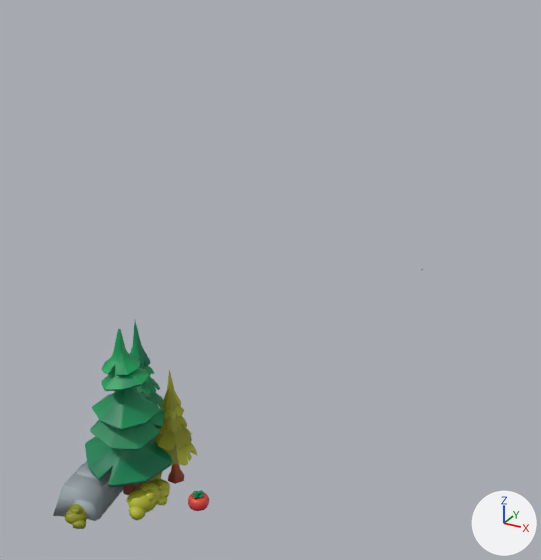
The Blender file art_models/trees.blend as it was, and as the next commit left it.
Before and after are seen from a 50 mm camera at (12.2, -41.0, 17.7) aimed at (-9.0, -2.6, -1.5). The lights are fixed; the arrows at lower right show +X, +Y and +Z. The older version comes first.

The older version as bpy lines, for what is in view:
```python
me_cube_002 = bpy.data.meshes.new('Cube.002')
me_cube_002.from_pydata(...)  # 1828 vertices, 1680 faces; spans x -4.64..-0.84, y -26.9..-21.53, z -0.04..5.79
me_cube_002.materials.append(mat_restaurant_001)  # picture img_restaurantbits_texture_png
me_tree_pine_sc_04_003 = bpy.data.meshes.new('tree_pine_SC_04.003')
me_tree_pine_sc_04_003.from_pydata(...)  # 452 vertices, 506 faces; spans x -4.24..-1.15, y -25.86..-22.76, z 0.01..6.57
me_tree_pine_sc_04_003.materials.append(mat_restaurant_001)  # picture img_restaurantbits_texture_png
ob_cube_002 = bpy.data.objects.new('Cube.002', me_cube_002)
ob_cube_002.location = (0.0, 0.0, 0.0)
ob_tree_pine_sc_04_003 = bpy.data.objects.new('tree_pine_SC_04.003', me_tree_pine_sc_04_003)
ob_tree_pine_sc_04_003.location = (0.0, 0.0, 0.0)
```
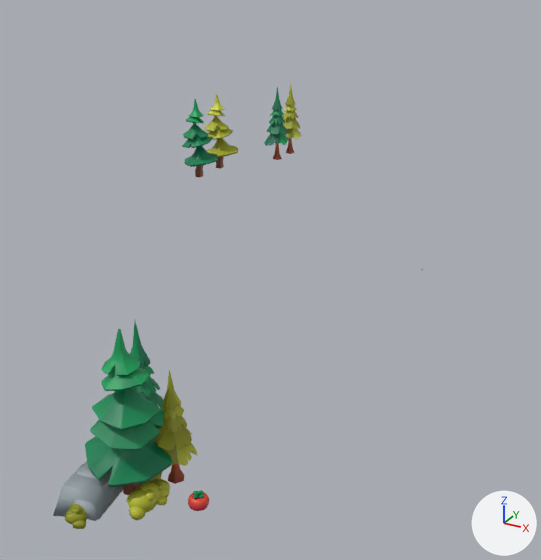
Where the change shows, as pixel boxes [x1, y1, x2, y2] in the pictures (541 x 560 px):
'tree_pine_SC_04', added (green): after [182, 99, 219, 178]
'tree_pine_SC_04.002', added (yellow): after [204, 93, 238, 169]
'Cylinder.001', added (green): after [264, 86, 290, 160]
'Cylinder.002', added (yellow): after [283, 84, 302, 154]

The change in detail:
Mesh me_cylinder_001 is new.
It has 570 vertices, 528 faces and spans x -1.23..1.11, y 0.0..6.64, z -1.12..1.13.
It uses material mat_restaurant_001 (picture img_restaurantbits_texture_png).
Mesh me_cylinder_002 is new.
It has 570 vertices, 528 faces and spans x -1.23..1.11, y 0.0..6.64, z -1.12..1.13.
It uses material mat_restaurant_001 (picture img_restaurantbits_texture_png).
Mesh me_mesh is new.
It has 452 vertices, 506 faces and spans x -234.0..294.0, y -107.0..980.0, z -285.0..241.0.
It uses material mat_restaurant_001 (picture img_restaurantbits_texture_png).
Mesh me_mesh_004 is new.
It has 452 vertices, 506 faces and spans x -234.0..294.0, y -107.0..980.0, z -285.0..241.0.
It uses material mat_restaurant_001 (picture img_restaurantbits_texture_png).
Object 'Cylinder.001' (ob_cylinder_001) is new; it shows me_cylinder_001.
Its location is (-20.32, 19.4, 0.0).
Its rotation in degrees is (90, 0, 0).
Object 'Cylinder.002' (ob_cylinder_002) is new; it shows me_cylinder_002.
Its location is (-20.32, 22.0, 0.0).
Its rotation in degrees is (90, 0, 0).
Object 'tree_pine_SC_04' (ob_tree_pine_sc_04) is new; it shows me_mesh.
Its location is (-23.19, 10.71, 0.67).
Its rotation in degrees is (90, 0, 0).
Its scale is (0.00604, 0.00604, 0.00604).
Object 'tree_pine_SC_04.002' (ob_tree_pine_sc_04_002) is new; it shows me_mesh_004.
Its location is (-23.19, 13.97, 0.67).
Its rotation in degrees is (90, 0, 0).
Its scale is (0.00604, 0.00604, 0.00604).
